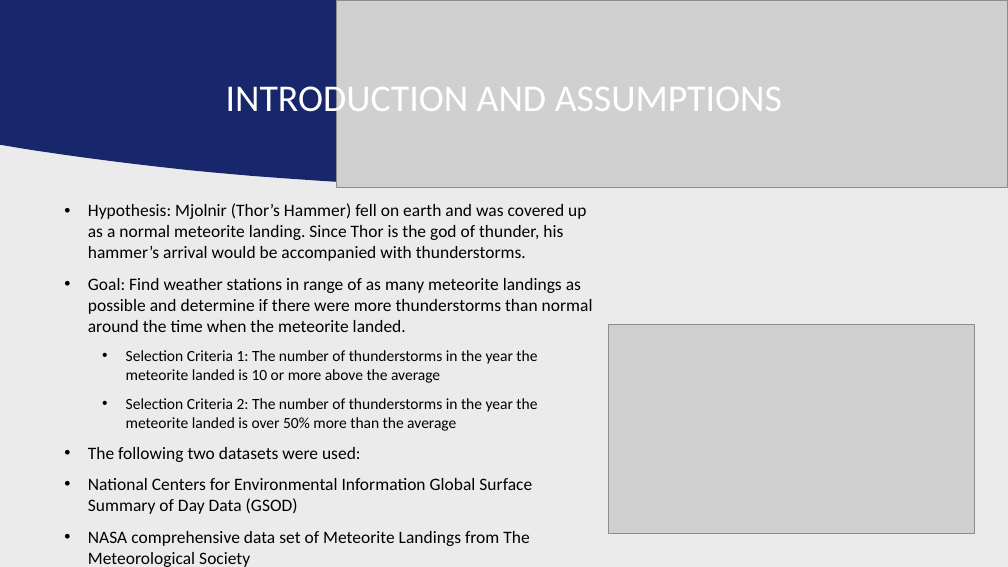
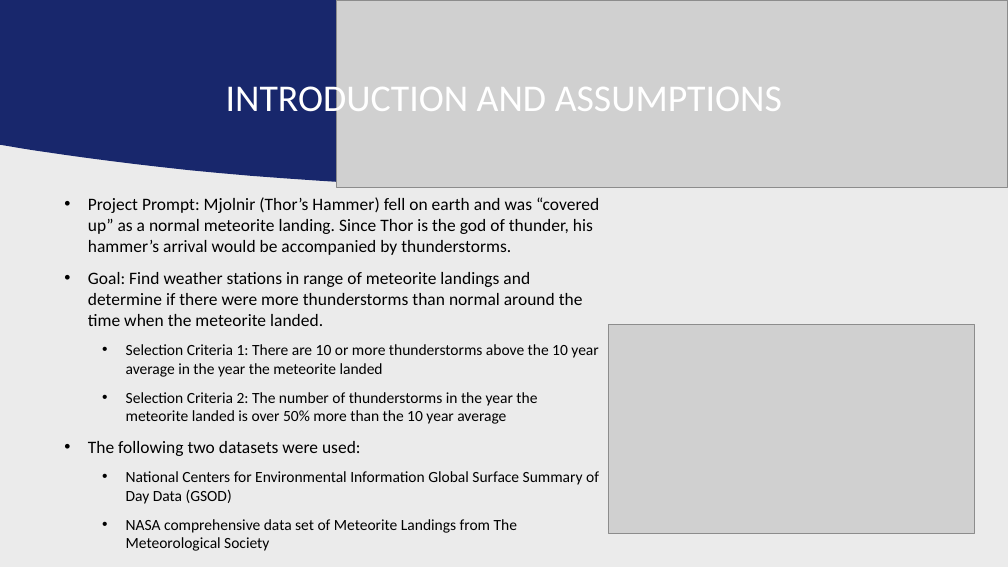
Before and after one commit to Jollyfalcon/Mjolnir, a slide deck: slide 2 of Mjolnir Group Presentation.pptx. Drawn at 1008x567 pixels with LibreOffice and Linux fonts; fonts in the diff are those of the drawing; grey boxes stand for pictures; background and template pictures are left out. Boxes give left, top, right and bottom in pixels: in the first picture for what was removed or moved away, otherwise in the second. Text is boxed around its words. In the diff, an @@ line names an element or a change of style, - is before the commit and + after.

```diff
--- a/Mjolnir Group Presentation.pptx
+++ b/Mjolnir Group Presentation.pptx
@@ text at (88,197,599,424): text changed @@
-• Hypothesis: Mjolnir (Thor’s Hammer) fell on earth and was covered up as a normal meteorite landing. Since Thor is the god of thunder, his hammer’s arrival would be accompanied with thunderstorms.
-• Goal: Find weather stations in range of as many meteorite landings as possible and determine if there were more thunderstorms than normal around the time when the meteorite landed.
-  • Selection Criteria 1: The number of thunderstorms in the year the meteorite landed is 10 or more above the average
-  • Selection Criteria 2: The number of thunderstorms in the year the meteorite landed is over 50% more than the average
+• Project Prompt: Mjolnir (Thor’s Hammer) fell on earth and was “covered up” as a normal meteorite landing. Since Thor is the god of thunder, his hammer’s arrival would be accompanied by thunderstorms.
+• Goal: Find weather stations in range of meteorite landings and determine if there were more thunderstorms than normal around the time when the meteorite landed.
+  • Selection Criteria 1: There are 10 or more thunderstorms above the 10 year average in the year the meteorite landed
+  • Selection Criteria 2: The number of thunderstorms in the year the meteorite landed is over 50% more than the 10 year average
@@ text at (126,471,599,551): size 16.6 to 14.8 pt in "National Centers for Environmental Information Global Surfac ...", "NASA comprehensive data set of Meteorite Landings ..."; list level 1 to 2 in "National Centers for Environmental Information ..."; list level 1 to 2 in "NASA comprehensive data set of ..." @@
```
Also in this commit, not shown: 3 other slides changed, 4 slides added, 2 slides removed, 1 other file.
